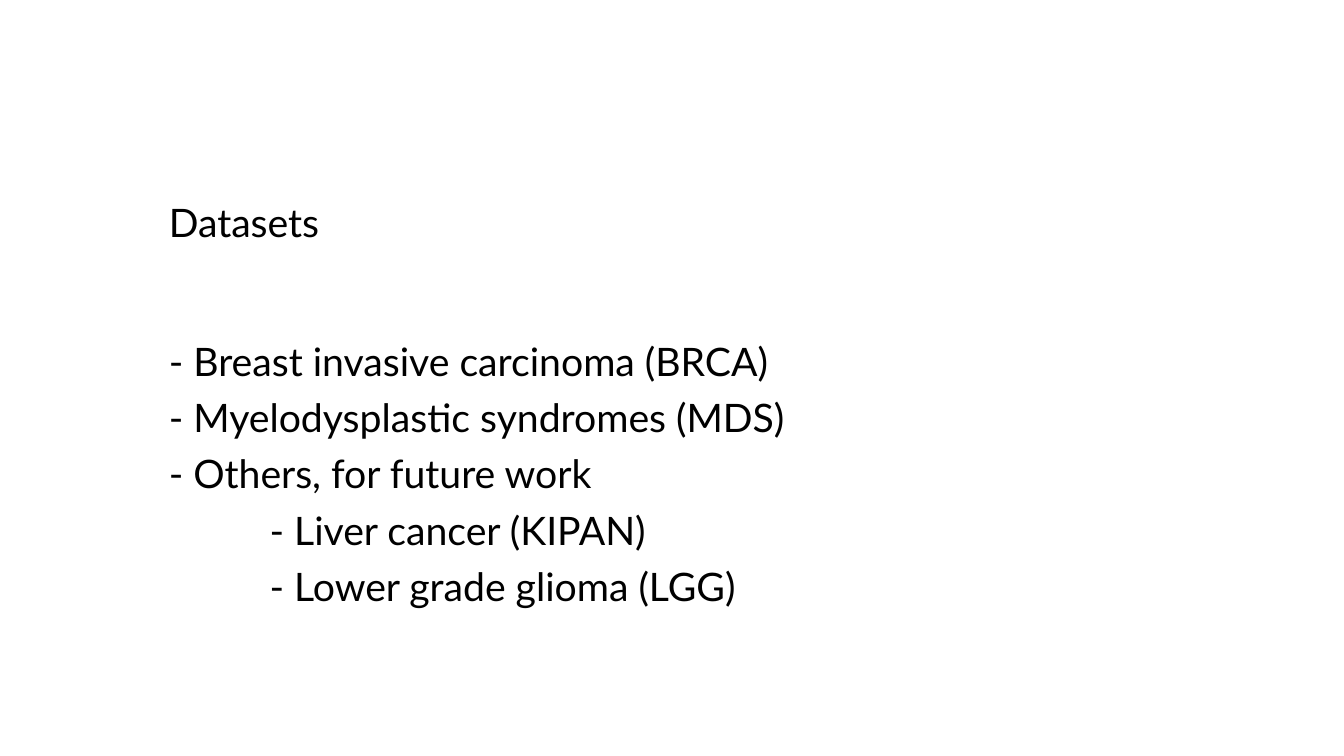
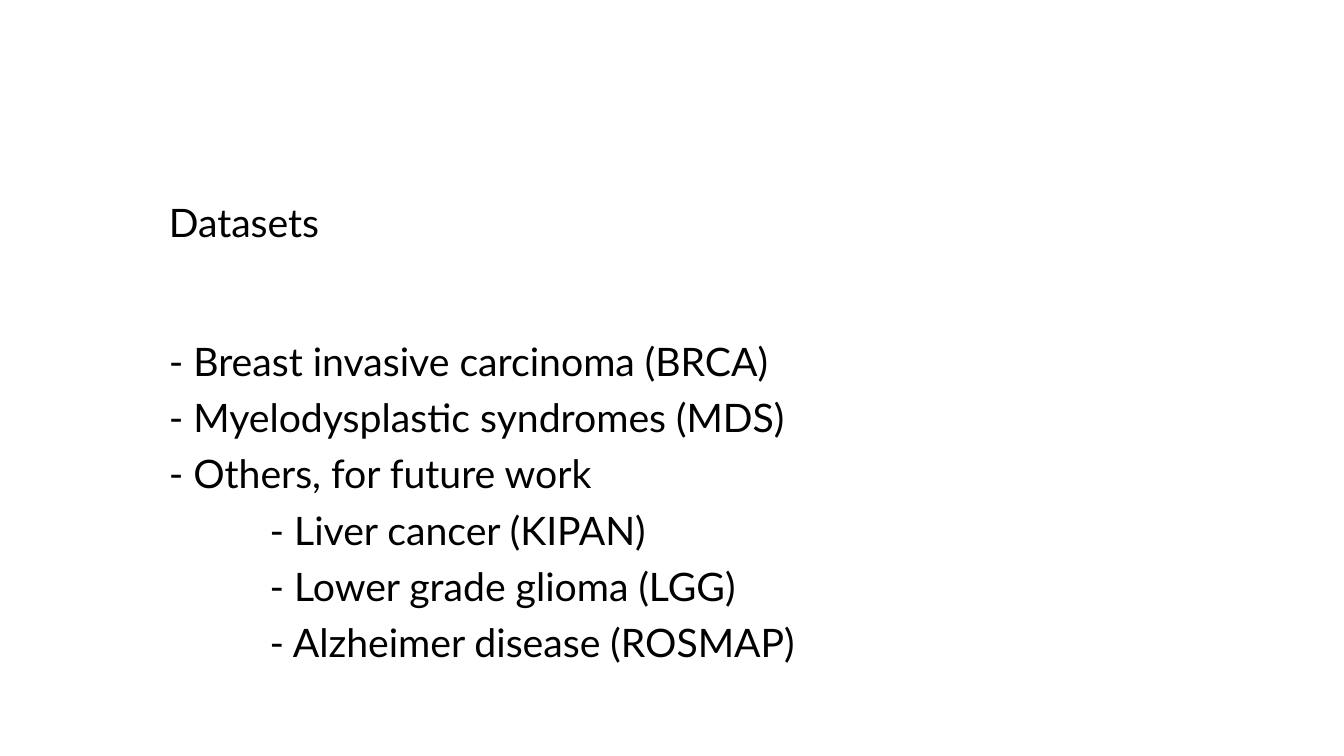
Before and after one commit to JanLubojacky/DiplomaThesis, a slide deck: slide 4 of SemestralPPT.pptx. Drawn at 1344x756 pixels with LibreOffice and Linux fonts; fonts in the diff are those of the drawing; background and template pictures are left out. Boxes give left, top, right and bottom in pixels: in the first picture for what was removed or moved away, otherwise in the second. Text is boxed around its words. In the diff, an @@ line names an element or a change of style, - is before the commit and + after.

```diff
--- a/SemestralPPT.pptx
+++ b/SemestralPPT.pptx
@@ text at (x1=293, y1=626, x2=794, y2=663): paragraph added @@
+- Alzheimer disease (ROSMAP)
```
Also in this commit, not shown: 3 other slides changed, 4 slides added, 3 slides removed, 4 other files.
